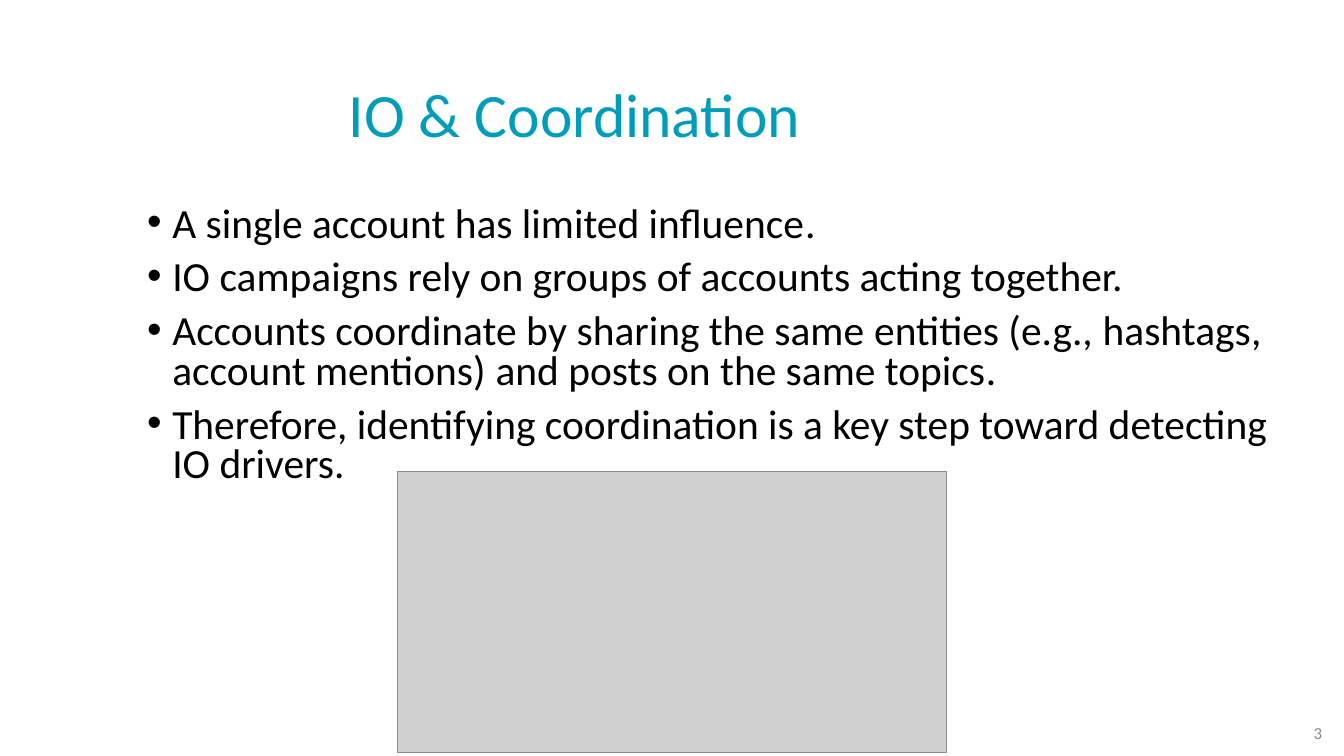
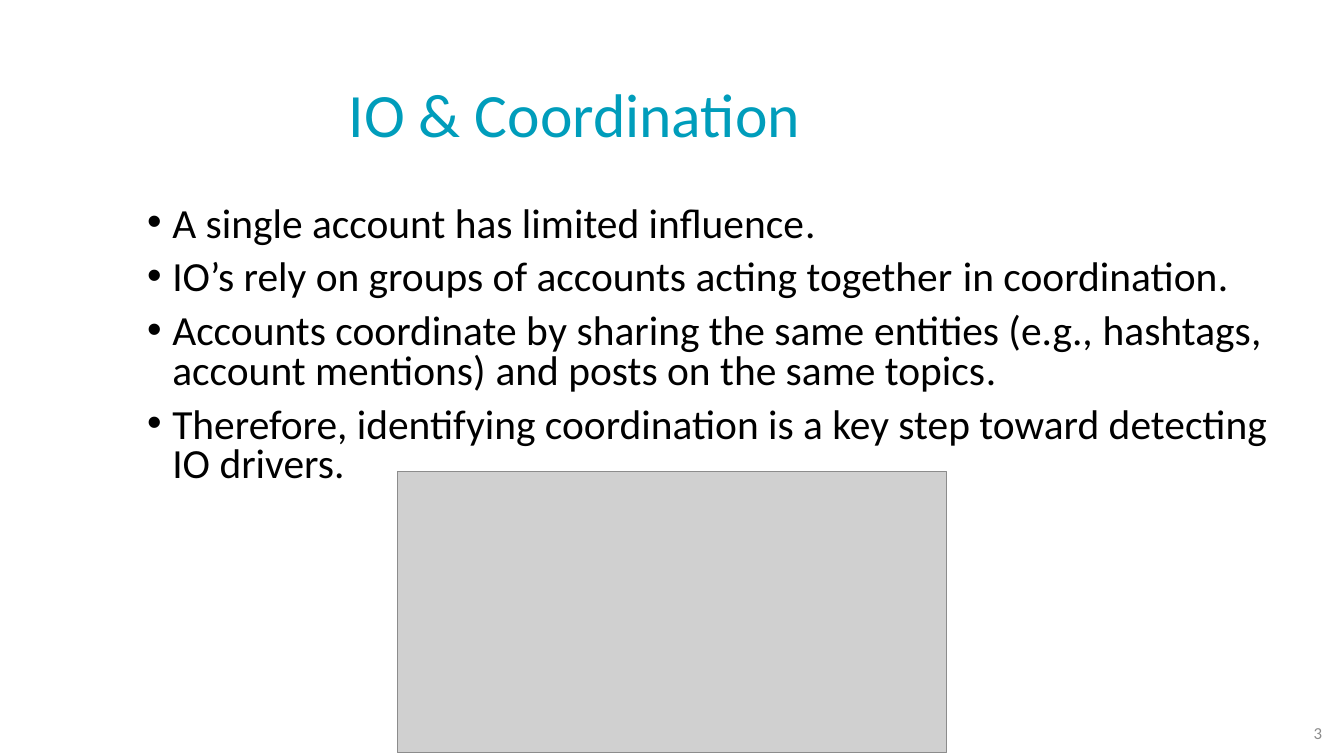
Before and after one commit to NoaTal1996/Backbone-Graph, a slide deck: slide 3 of docs/meeting/2026_07_08.pptx. Drawn at 1344x756 pixels with LibreOffice and Linux fonts; fonts in the diff are those of the drawing; grey boxes stand for pictures; background and template pictures are left out. Boxes give left, top, right and bottom in pixels: in the first picture for what was removed or moved away, otherwise in the second. Text is boxed around its words. In the diff, an @@ line names an element or a change of style, - is before the commit and + after.

```diff
--- a/docs/meeting/2026_07_08.pptx
+++ b/docs/meeting/2026_07_08.pptx
@@ text at (172, 262, 1228, 298): text changed @@
-• IO campaigns rely on groups of accounts acting together.
+• IO’s rely on groups of accounts acting together in coordination.
```
Also in this commit, not shown: 2 other slides changed, 8 slides added.
